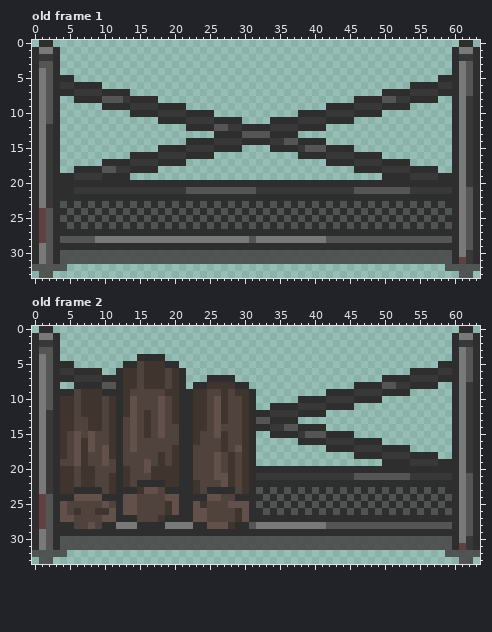
Two versions of one pixel-art file, Assets/Sprites/Small Wood Rack.aseprite. The picture above is the old version.
64x34 pixels, 6 frames. Shown: old frame 1, old frame 2. The commit also changed other frames, which this record leaves out.
The result:
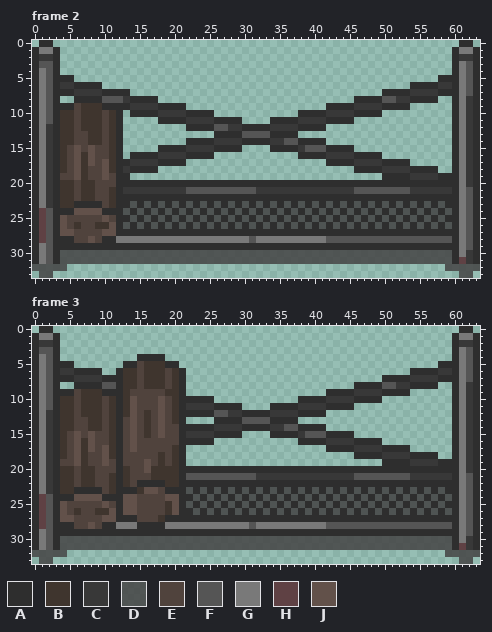
Palette (. is transparent): A #2e2e2e  B #3f352e  C #383838  D #464646dd  E #50433d  F #555555  G #797979  H #5f4144  J #62514a
A new or re-ordered frame is compared with the old frame closest to it.
From the commit log: Bugfixes; Added individual log sprites for wood rack
Difference:
frames 6 -> 19
Frame 2 is new; against old frame 1, layer "Logs":
y 9: x 4..9 ...... -> AAEBBB
y 10..12: x 4..12 ......... -> BBEBBBEBA
y 13..14: x 4..12 ......... -> BBEEBBEBA
y 15: x 4..12 ......... -> BEJEJEEBA
y 16: x 4..12 ......... -> BEJBJEEBA
y 17: x 4..11 ......AA -> BEJBJEJB
y 18: x 4..12 ..AAAAFFC -> BEJBEEJBA
y 19: x 4..11 AACCCCAA -> EEJBEEJE
y 20: x 4..11 AAAAAAAA -> BBEBBEEE
y 21: x 4..12 AACCCCCCC -> BBEBBEEBA
y 22: x 4..11 AAAAAAAA -> BBEBBEEB
y 23: x 4..6 DAD -> BBA; x 8 D -> A; x 10..12 DAD -> EBA
y 24: x 5..9 DADAD -> AJJJJ; x 11 D -> A
y 25: x 4..12 DADADADAD -> JEEEEEJEA
y 26: x 4..11 ADADADAD -> JEBEEBBJ
y 27: x 4..11 AAAAAAAA -> JJEEEEJJ
y 28: x 4..11 FFFFFGGG -> AAEEJEAA
Frame 3 is new; against old frame 2, layer "Logs":
y 7: x 25..28 AAAA -> ....
y 8: x 23..30 AABBBBAA -> ........
y 9: x 22..31 ABBEEBEBBA -> ..........
y 10: x 23..31 BBEJBEEBA -> AAA......
y 11: x 22..31 ABBEJBEEBA -> CCCCAAAA..
y 12: x 23..30 BBEJBEEB -> AAAFFCCA
y 13: x 22..31 ABBEJBEEBA -> ....AAAAFF
y 14: x 23..30 BBEJEEEB -> AAACCCCA
y 15: x 22..31 ABEEJBEEBA -> CCCCAAAA..
y 16: x 23..31 BEEEBEEBA -> AAA......
y 17: x 22..31 AEEEEBEJBA -> ..........
y 18..19: x 22..31 AEEEJEBEBA -> ..........
y 20: x 23..30 EEEJEBEB -> AAAAAAAA
y 21: x 22..31 AEEEJJBEBA -> FFFFFFFFFF
y 22: x 23..30 BEEEJBEB -> AAAAAAAA
y 23: x 22..24 ABE -> DAD; x 26 A -> D; x 28..30 AEB -> DAD
y 24: x 23 A -> D; x 25..29 JJEEA -> DADAD; x 31 A -> D
y 25: x 22..30 AJBEEEJJJ -> DADADADAD
y 26: x 23..31 JJEEEEBJA -> DADADADAD
y 27: x 23..30 JJEEEEBJ -> AAAAAAAA
y 28: x 23..30 AAJJJBAA -> GGGGGGGG
Changed places in both pictures, as pixel boxes (x1, y1, x2, y2):
changed: (60, 103, 123, 243)
changed: (186, 375, 256, 529)
